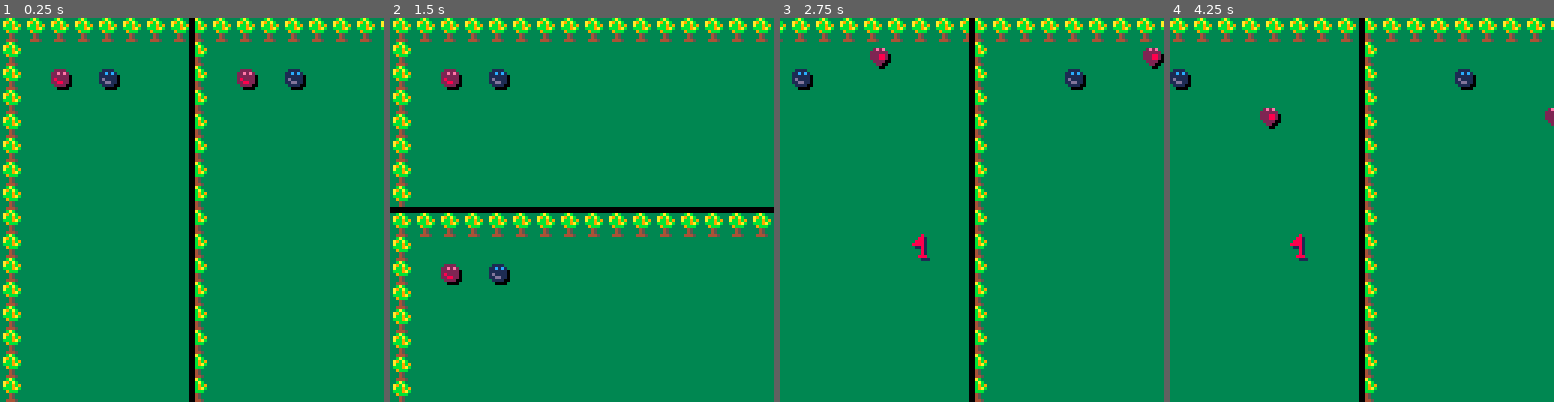
Above: before the commit, frames 1-4 (left to right).
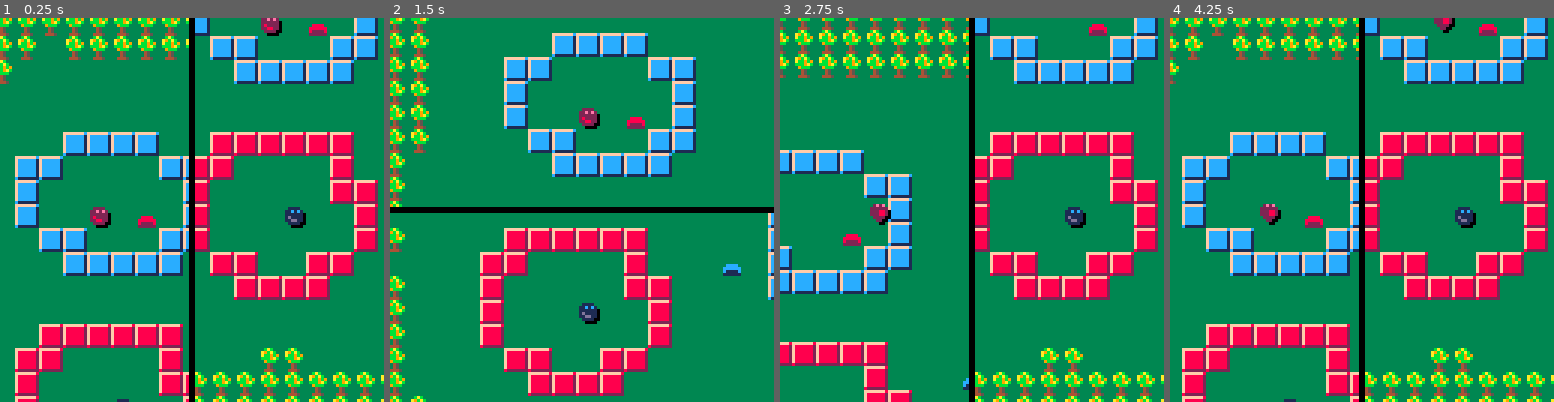
Above: after the commit, the same moments.

Repository: sdegutis/shepherdgame.com
Game: PICO-8 cartridge team.p8
Two runs of this game, one before a commit and one after it. Both use one fixed random seed, a clock stepped at 60 frames per second and the inputs below.
Inputs:
- Up to frame 1 (0.25 s): no input
- Up to frame 2 (1.5 s): tap X (X key) at 0.33, 1.07 s; tap O (Z key) at 0.7 s
- Up to frame 3 (2.75 s): hold Right 1.6-2.1 s; tap O (Z key) at 1.7, 2.1, 2.5 s; tap X (X key) at 1.85 s; hold Up 2.15-2.42 s; hold Right from 2.47 s (still down)
- Up to frame 4 (4.25 s): tap O (Z key) every 0.4 s from 2.9 to 4.1 s; tap X (X key) at 2.97, 4.08 s; release Right at 3.03 s; hold Left 3.08-3.58 s; hold Down 3.63-3.97 s; hold Right from 4.02 s (still down)

The runs differ from the first frame. In frame 1, 37% of the frame differs, in the area x 0-100%, y 0-100%; in frame 2, 30%; in frame 3, 31%; in frame 4, 34%.

Commit message:
Polished levels 1 and 2

Diff:
--- a/team.p8
+++ b/team.p8
@@ -11,7 +11,7 @@
 flipview=false
 
 function _init()
-	level=6
+	level=2
 	starttitle()
 end
 
@@ -734,36 +734,36 @@
 0000000000000000000000000000000000000000000000000000000000000000000000000000000000000000000000000000000000000000000000000000000000000000000000000000000000000000000000000000000000000000000000000000000000000000000000000000000000000000000000000000000000000000
 __map__
 0101010101010101010101010101010101010101010101010101010101010101010101010101010101010101010101010101010101010101010101010101010101010101010101010101010101010101010101010101010101010101010101010101010101010101010101010101010101010101010101010101010101010101
-0102020202020202020102020202020202020202020202020202020202020201010202020202022902020202020202020202020202020202020202020202020101020202020202022902020202020202020202020202020202280202020202010102020202020202290202020202280202020239020229020239020229020201
-0102102002020202020102020202020202020202020202020202020202020201010210020802022902020202050202020202020202020202020202020202020101021002020202022902020202020202020202020202020202280202022002010102100220020202290202050202280202040239020229020239020229020201
-0102020202020902020102020202020202020202020202020202020202020201010202020202022902020202020202020202020202020202020202020202020101020202020902022902020202020202020202020202020202280202020202010102020202090202290202020802280202020239020229020239020229020201
-0102020202020202020102020202020202020202020202020202020202020201012929292929292902020202020202020202020202020202020202020202020101020202020202022902020502020202020202020202020202280209020202010102020202020202290202020202280202020239020229020239020229020201
-0102292929020202020102020202020202020202020202020202020202020201010202020202020202020229292929290202020202020202020202020202020101020202020202022902020202020202020202020202020202280202020202010101010101010101010101010101010101010101010101010101010101020201
-0102290829020202020102020202020202020202020202020202020202020201012828282828280202020229383838290202020202020202020202020202020101292929292929292902020202020202020202020202020202282828282828010102020202020202020202020202020202020202020202010202020202020201
-0102292929020202020102020202020202020202020202020202020202020201010202020220280202020229380738290202020202020202020202020202020101020202020202020202020202020202020202020202020202020202020202010102020202020202020202020202020202020202020202010202020202020201
-0102020202020202020102020202020202020202020202020202020202020201010202020202280202090229383838290202020202020202020202020202020101020202020202020202020202020202020202020202020202020202080202010102020202020202020202020202020202020202020202010202060202090201
-0102020228282802020102020202020202020202020202020202020202020201010202020202280202020229292929290202020202020202020202020202020101020202020202020202020202020202020202020202020202020202020202010102020202020202020202020202020202020202020202010202020202020201
-0102020228072802020102020202020202020202020202020202020202020201012828282828280202020202020202020202020202020202020202020202020101020202020202020202020202020202020202020202020202020202020202010102020202020202020202020202020202020202020202010202020202020201
-0102020228282802020102020202020202020202020202020202020202020201010202020202020202020202020202020202020202020202020202020202020101020202020202020202020202020202020202020202020202020202020202010102020202020202020202020202020202020202020202010102020202020201
-0102020202020202020102020202020202020202020202020202020202020201010202020202020202020202020202020202020202020202020202020202020101020202023939393939390202020202020202020202020202020202020202010102020202020202020202020202020202020202020202020101010101010101
-0101010101010101010102020202020202020202020202020202020202020201010202020202020202020202020202020202020202020202020202020202020101020202390202393902023902020202020202020202020202020202020202010102020202020202020202020202020202020202020202020202020202020201
-0102020202020202020202020202020202020202020202020202020202020201010202020202020202020202020202020202020202020202020202020202020101020202390202020202023902020202020202020202020202020202020202010102020202020202020202020202020202020202020202020202020202020201
-0102020202020202020202020202020202020202020202020202020202020201010202020202020202020202020202020202020202020202020202020202020101020202390202070202023902020202020202020202020202020202020202010102020202020202020202020202020202020202020202020202020202020201
-0102020202020202020202020202020202020202020202020202020202020201010202020202020202020202020202020202020202020202020202020202020101020202390202020202023902020202020202020202020202020202020202010102020202020202020202020202020202020202020202020202020202020201
-0102020202020202020202020202020202020202020202020202020202020201010202020202020202020202020202020202020202020202020202020202020101020202023939020239390202020202020202020202020202020202020202010102020202020202020202020202020202020202020202020202020202020201
-0102020202020202020202020202020202020202020202020202020202020201010202020202020202020202020202020202020202020202020202020202020101020202020239020239020202020202020202020202020202020202020202010102020202020202020202020202020202020202020202020202020202020201
-0102020202020202020202020202020202020202020202020202020202020201010202020202020202020202020202020202020202020202020202020202020101020202020202393902020202020202020202020202020202020202020202010102020202020202020202020202020202020202020202020202020202020201
-0102020202020202020202020202020202020202020202020202020202020201010202020202020202020202020202020202020202020202020202020202020101020202020202020202020202020202020202020202020202020202020202010102020202020202020202020202020202020202020202020202020202020201
-0102020202020202020202020202020202020202020202020202020202020201010202020202020202020202020202020202020202020202020202020202020101020202020202020202020202020202020202020202020202020202020202010102020202020202020202020202020202020202020202020202020202020201
-0102020202020202020202020202020202020202020202020202020202020201010202020202020202020202020202020202020202020202020202020202020101020202020202020202020202020202020202020202020202020202020202010102020202020202020202020202020202020202020202020202020202020201
-0102020202020202020202020202020202020202020202020202020202020201010202020202020202020202020202020202020202020202020202020202020101020202020202020202020202020202020202020202020202020202020202010102020202020202020202020202020202020202020202020202020202020201
-0102020202020202020202020202020202020202020202020202020202020201010202020202020202020202020202020202020202020202020202020202020101020202020202020202020202020202020202020202020202020202020202010102020202020202020202020202020202020202020202020202020202020201
-0102020202020202020202020202020202020202020202020202020202020201010202020202020202020202020202020202020202020202020202020202020101020202020202020202020202020202020202020202020202020202020202010102020202020202020202020202020202020202020202020202020202020201
-0102020202020202020202020202020202020202020202020202020202020201010202020202020202020202020202020202020202020202020202020202020101020202020202020202020202020202020202020202020202020202020202010102020202020202020202020202020202020202020202020202020202020201
-0102020202020202020202020202020202020202020202020202020202020201010202020202020202020202020202020202020202020202020202020202020101020202020202020202020202020202020202020202020202020202020202010102020202020202020202020202020202020202020202020202020202020201
-0102020202020202020202020202020202020202020202020202020202020201010202020202020202020202020202020202020202020202020202020202020101020202020202020202020202020202020202020202020202020202020202010102020202020202020202020202020202020202020202020202020202020201
-0102020202020202020202020202020202020202020202020202020202020201010202020202020202020202020202020202020202020202020202020202020101020202020202020202020202020202020202020202020202020202020202010102020202020202020202020202020202020202020202020202020202020201
-0102020202020202020202020202020202020202020202020202020202020201010202020202020202020202020202020202020202020202020202020202020101020202020202020202020202020202020202020202020202020202020202010102020202020202020202020202020202020202020202020202020202020201
+0101010101010101010101010101010101010101010101010101010101010101010101010101010101010101010101010101010101010101010101010101010101020202020202022902020202020202020202020202020202280202020202010102020202020202290202020202280202020239020229020239020229020201
+0101010101010101010101010101010101010101010101010101010101010101010101010101010101010101010101010101010101010101010101010101010101021002020202022902020202020202020202020202020202280202022002010102100220020202290202050202280202040239020229020239020229020201
+0101010101010101010101010101010101010101010101010101010101010101010101010101010101010101010101010101010101010101010101010101010101020202020902022902020202020202020202020202020202280202020202010102020202090202290202020802280202020239020229020239020229020201
+0101010101010101010101010101010101010101010101010101010101010101010101010101010101010101010101010101010101010101010101010101010101020202020202022902020502020202020202020202020202280209020202010102020202020202290202020202280202020239020229020239020229020201
+0101010101010101010101010101010101010101010101010101010101010101010101010101010102010101010101010101020101010101010101010101010101020202020202022902020202020202020202020202020202280202020202010101010101010101010101010101010101010101010101010101010101020201
+0101010101010101010101010101010101010101010101010101010101010101010101010101010202020202020202020202020202020101010101010101010101292929292929292902020202020202020202020202020202282828282828010102020202020202020202020202020202020202020202010202020202020201
+0101010101010101010101020202020202020201010101010101010101010101010101010202020202020202020202020202020202020202010101010101010101020202020202020202020202020202020202020202020202020202020202010102020202020202020202020202020202020202020202010202020202020201
+0101010101010101010102020202020202020202010101010101010101010101010101010202020202020202020202020202020202020202010101010101010101020202020202020202020202020202020202020202020202020202080202010102020202020202020202020202020202020202020202010202060202090201
+0101010101010101010202020202020202020202020202010101010101010101010101010202020202292929290202020202020202020202020201010101010101020202020202020202020202020202020202020202020202020202020202010102020202020202020202020202020202020202020202010202020202020201
+0101010101010101020202021020020202020202020202010101010101010101010101010202022929020202022929020202020202020202020202010101010101020202020202020202020202020202020202020202020202020202020202010102020202020202020202020202020202020202020202010202020202020201
+0101010101010101020202020202020209020202020202020101010101010101010101010202022902020202020229020202020202020202020202010101010101020202020202020202020202020202020202020202020202020202020202010102020202020202020202020202020202020202020202010102020202020201
+0101010101010101020202020202020202020202020202020201010101010101010101010202022902021002080229020202020205020202020202010101010101020202023939393939390202020202020202020202020202020202020202010102020202020202020202020202020202020202020202020101010101010101
+0101010101010102020202022929290202020202020202020201010101010101010101010202020229290202022929020202020202020202020202010101010101020202390202393902023902020202020202020202020202020202020202010102020202020202020202020202020202020202020202020202020202020201
+0101010101010102020202022908290202020202020202020201010101010101010101020202020202292929292902020202020202020202020202010101010101020202390202020202023902020202020202020202020202020202020202010102020202020202020202020202020202020202020202020202020202020201
+0101010101010102020202022929290202020202020202020101010101010101010101020202020202020202020202020202022929292929020202010101010101020202390202070202023902020202020202020202020202020202020202010102020202020202020202020202020202020202020202020202020202020201
+0101010101010202020202020202020202020202020202020101010101010101010101020202020202020202020202020202022938383829020202020101010101020202390202020202023902020202020202020202020202020202020202010102020202020202020202020202020202020202020202020202020202020201
+0101010101010202020202020202282828020202020202020101010101010101010101010202020228282828282802020202022938073829020202020101010101020202023939020239390202020202020202020202020202020202020202010102020202020202020202020202020202020202020202020202020202020201
+0101010101010202020202020202280728020202020202010101010101010101010101020202022828020202022802020209022938383829020202020101010101020202020239020239020202020202020202020202020202020202020202010102020202020202020202020202020202020202020202020202020202020201
+0101010101010102020202020202282828020202020202010101010101010101010101010202022802020202022828020202022929292929020202020101010101020202020202393902020202020202020202020202020202020202020202010102020202020202020202020202020202020202020202020202020202020201
+0101010101010102020202020202020202020202020201010101010101010101010101010202022802020220020228020202020202020202020202010101010101020202020202020202020202020202020202020202020202020202020202010102020202020202020202020202020202020202020202020202020202020201
+0101010101010101010202020202020202020202020101010101010101010101010101010202022802020202020228020202020202020202020202010101010101020202020202020202020202020202020202020202020202020202020202010102020202020202020202020202020202020202020202020202020202020201
+0101010101010101010101020202020202020201010101010101010101010101010101010202020228280202282802020202020202020202020201010101010101020202020202020202020202020202020202020202020202020202020202010102020202020202020202020202020202020202020202020202020202020201
+0101010101010101010101010101010101010101010101010101010101010101010101010202020202282828280202020202020202020202020201010101010101020202020202020202020202020202020202020202020202020202020202010102020202020202020202020202020202020202020202020202020202020201
+0101010101010101010101010101010101010101010101010101010101010101010101010102020202020202020202020202020202020202020201010101010101020202020202020202020202020202020202020202020202020202020202010102020202020202020202020202020202020202020202020202020202020201
+0101010101010101010101010101010101010101010101010101010101010101010101010102020202020202020202020202020202020202020101010101010101020202020202020202020202020202020202020202020202020202020202010102020202020202020202020202020202020202020202020202020202020201
+0101010101010101010101010101010101010101010101010101010101010101010101010101020202020101020202020202010102010101010101010101010101020202020202020202020202020202020202020202020202020202020202010102020202020202020202020202020202020202020202020202020202020201
+0101010101010101010101010101010101010101010101010101010101010101010101010101010101010101010101010101010101010101010101010101010101020202020202020202020202020202020202020202020202020202020202010102020202020202020202020202020202020202020202020202020202020201
+0101010101010101010101010101010101010101010101010101010101010101010101010101010101010101010101010101010101010101010101010101010101020202020202020202020202020202020202020202020202020202020202010102020202020202020202020202020202020202020202020202020202020201
+0101010101010101010101010101010101010101010101010101010101010101010101010101010101010101010101010101010101010101010101010101010101020202020202020202020202020202020202020202020202020202020202010102020202020202020202020202020202020202020202020202020202020201
+0101010101010101010101010101010101010101010101010101010101010101010101010101010101010101010101010101010101010101010101010101010101020202020202020202020202020202020202020202020202020202020202010102020202020202020202020202020202020202020202020202020202020201
 0101010101010101010101010101010101010101010101010101010101010101010101010101010101010101010101010101010101010101010101010101010101010101010101010101010101010101010101010101010101010101010101010101010101010101010101010101010101010101010101010101010101010101
 
 
